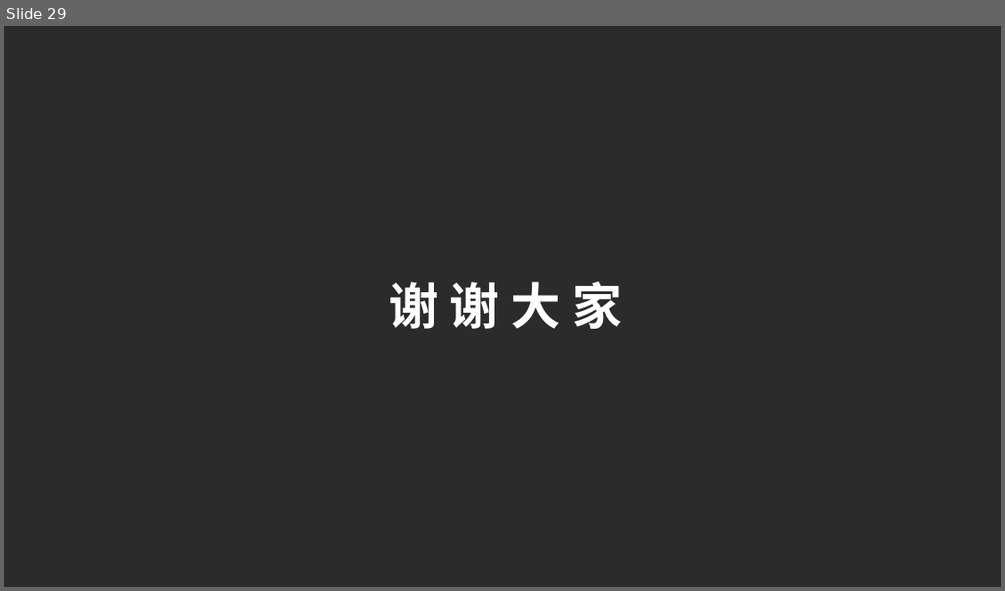
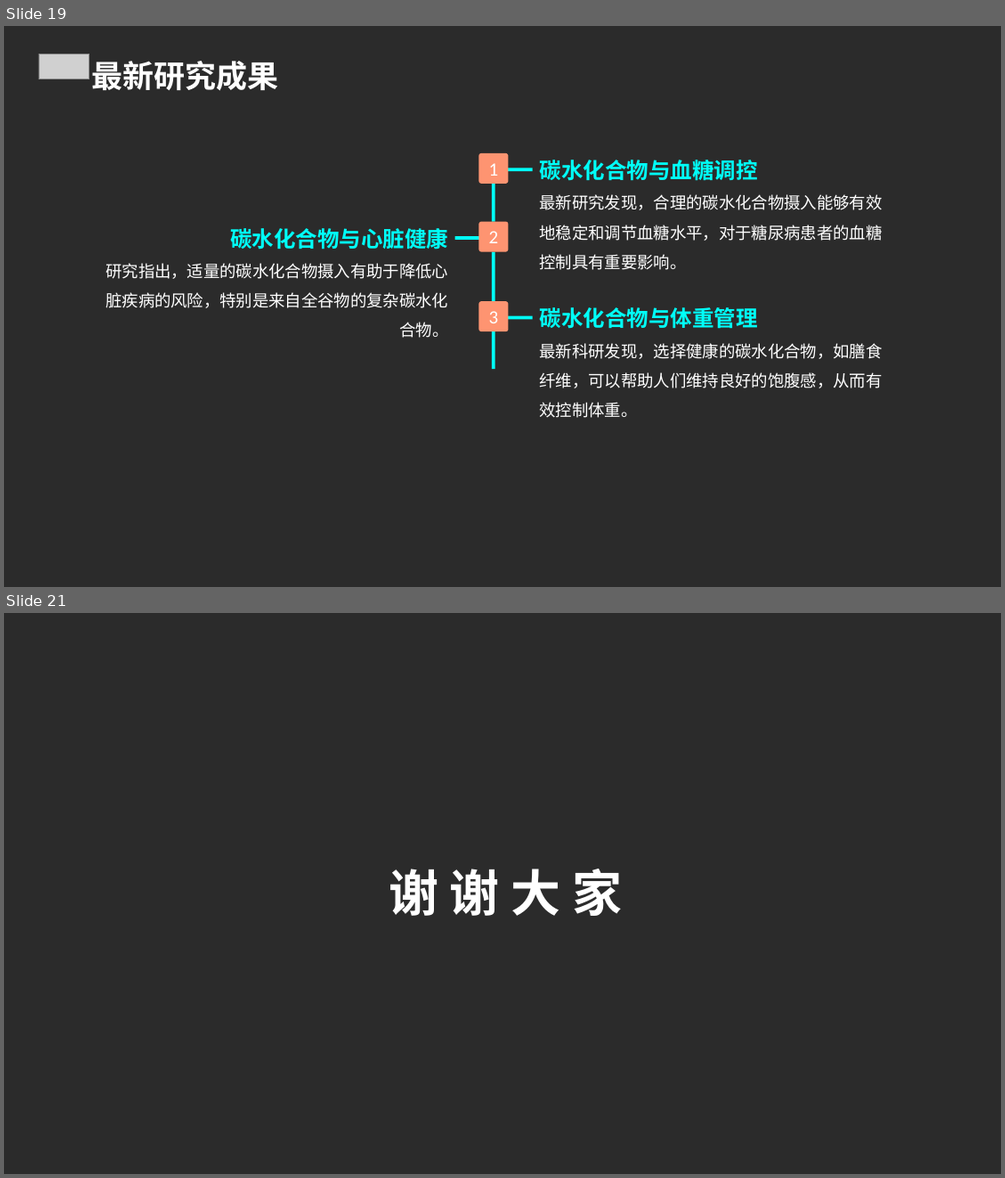
Before and after one commit to FlashLizard/Intelligent_Learning_Platform, a slide deck: src/generate_ppt/generate_ppt/ppttmp.ppt. Shown one above the other, each under a label of ours: slide 29 before the commit, slides 19 and 21 after it; the slides between them are not shown. The pictures are 1005x591 and 1005x1178 pixels, drawn with LibreOffice and Linux fonts; fonts in the diff are those of the drawing; grey boxes stand for pictures; background and template pictures are left out; a plain dark background stands for a picture behind light text. Boxes give left, top, right and bottom in pixels: in the first picture for what was removed or moved away, otherwise in the second. Text is boxed around its words. In the diff, an @@ line names an element or a change of style, - is before the commit and + after.

```diff
--- a/src/generate_ppt/generate_ppt/ppttmp.ppt
+++ b/src/generate_ppt/generate_ppt/ppttmp.ppt
@@ slide 19 added at (4,26,1001,587), background picture (left out) @@
@@ picture added at (39,54,89,79) @@
@@ text added at (92,61,279,91), 30 pt, text #FFFFFF, bold @@
+最新研究成果
@@ rounded rectangle added at (479,153,508,184), fill #FE9471, 18 pt, text #FFFFFF @@
+1
@@ rectangle added at (492,184,494,222), fill #00FFF8 @@
@@ rectangle added at (507,168,533,171), fill #00FFF8 @@
@@ text added at (540,160,882,240), 15.8 pt, text #FFFFFF @@
+碳水化合物与血糖调控
+最新研究发现，合理的碳水化合物摄入能够有效地稳定和调节血糖水平，对于糖尿病患者的血糖控制具有重要影响。
@@ text added at (105,228,448,338), 15.8 pt, text #FFFFFF @@
+碳水化合物与心脏健康
+研究指出，适量的碳水化合物摄入有助于降低心脏疾病的风险，特别是来自全谷物的复杂碳水化合物。
@@ rectangle added at (455,236,480,239), fill #00FFF8 @@
@@ rounded rectangle added at (479,221,508,252), fill #FE9471, 18 pt, text #FFFFFF @@
+2
@@ rectangle added at (492,252,494,301), fill #00FFF8 @@
@@ rounded rectangle added at (479,301,508,332), fill #FE9471, 18 pt, text #FFFFFF @@
+3
@@ rectangle added at (507,316,533,319), fill #00FFF8 @@
@@ text added at (540,307,882,418), 15.8 pt, text #FFFFFF @@
+碳水化合物与体重管理
+最新科研发现，选择健康的碳水化合物，如膳食纤维，可以帮助人们维持良好的饱腹感，从而有效控制体重。
@@ rectangle added at (492,332,494,370), fill #00FFF8 @@
@@ what was slide 29 is now slide 21 @@
```
Also in this commit, not shown: 5 slides changed, 14 other slides added, 23 slides removed, 9 other files.
